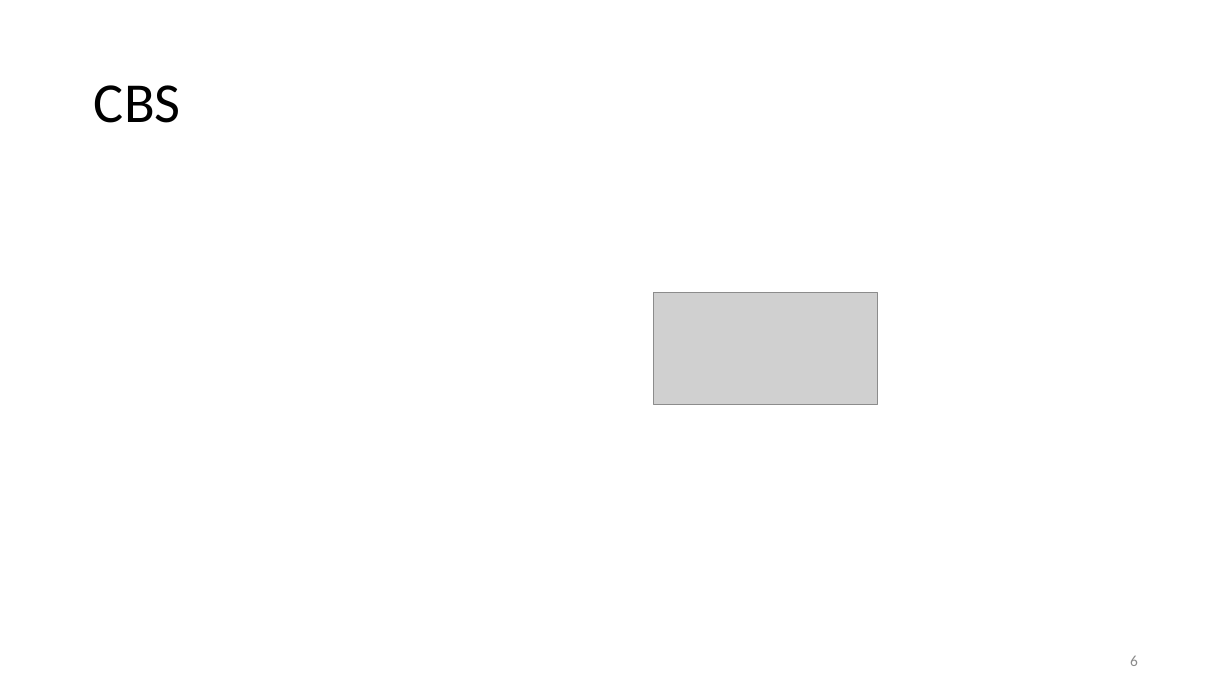
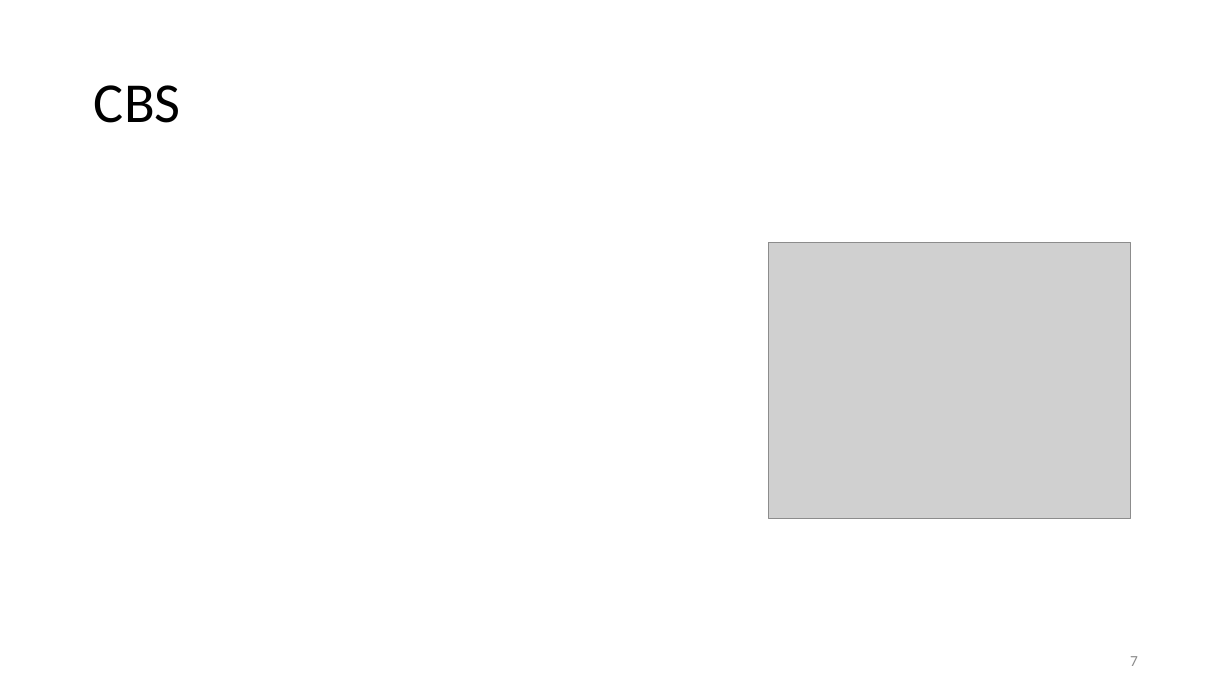
Before and after one commit to DemirDorukDilek/CBS, a slide deck: slide 7 of dahahilipls.pptx (slide 6 before the commit). Drawn at 1232x693 pixels with LibreOffice and Linux fonts; fonts in the diff are those of the drawing; grey boxes stand for pictures. Boxes give left, top, right and bottom in pixels: in the first picture for what was removed or moved away, otherwise in the second. Text is boxed around its words. In the diff, an @@ line names an element or a change of style, - is before the commit and + after.

```diff
--- a/dahahilipls.pptx
+++ b/dahahilipls.pptx
@@ picture added at bbox=[769, 242, 1131, 518] @@
@@ picture removed at bbox=[653, 293, 877, 405] @@
@@ page number at bbox=[1130, 656, 1138, 666]: text changed @@
-6
+7
```
Also in this commit, not shown: 2 other slides changed, 2 slides added.
